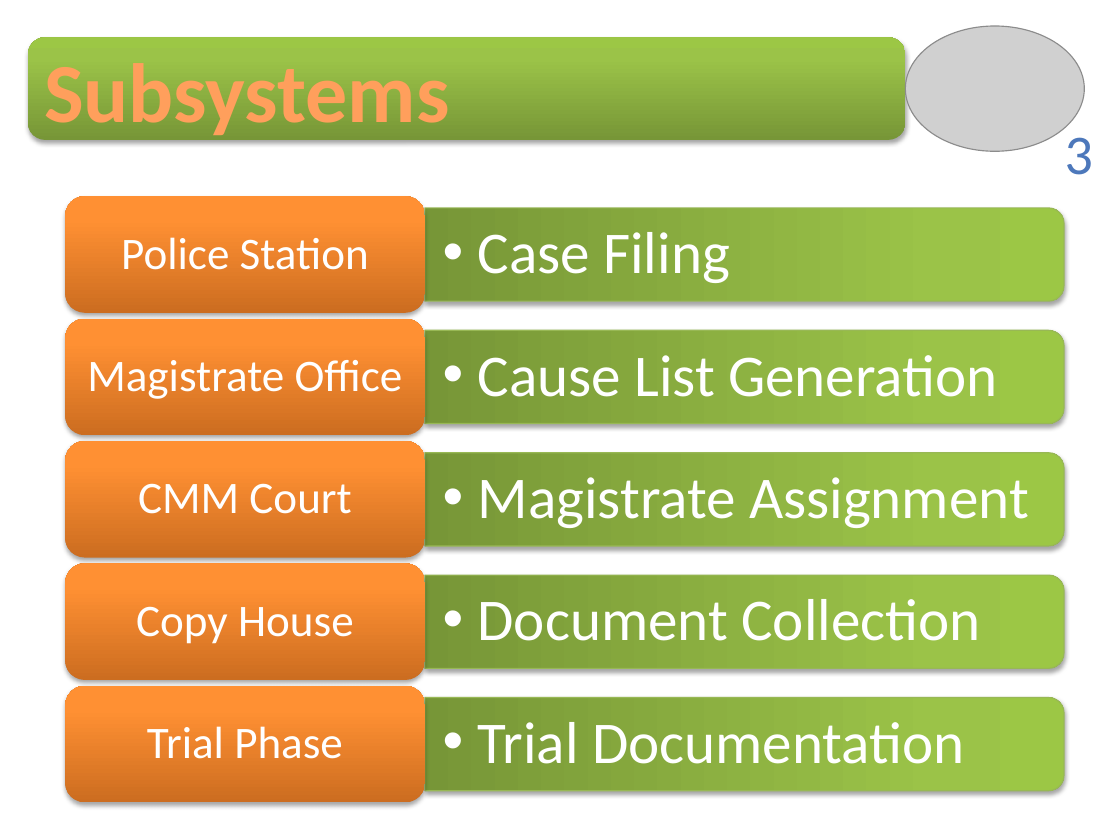
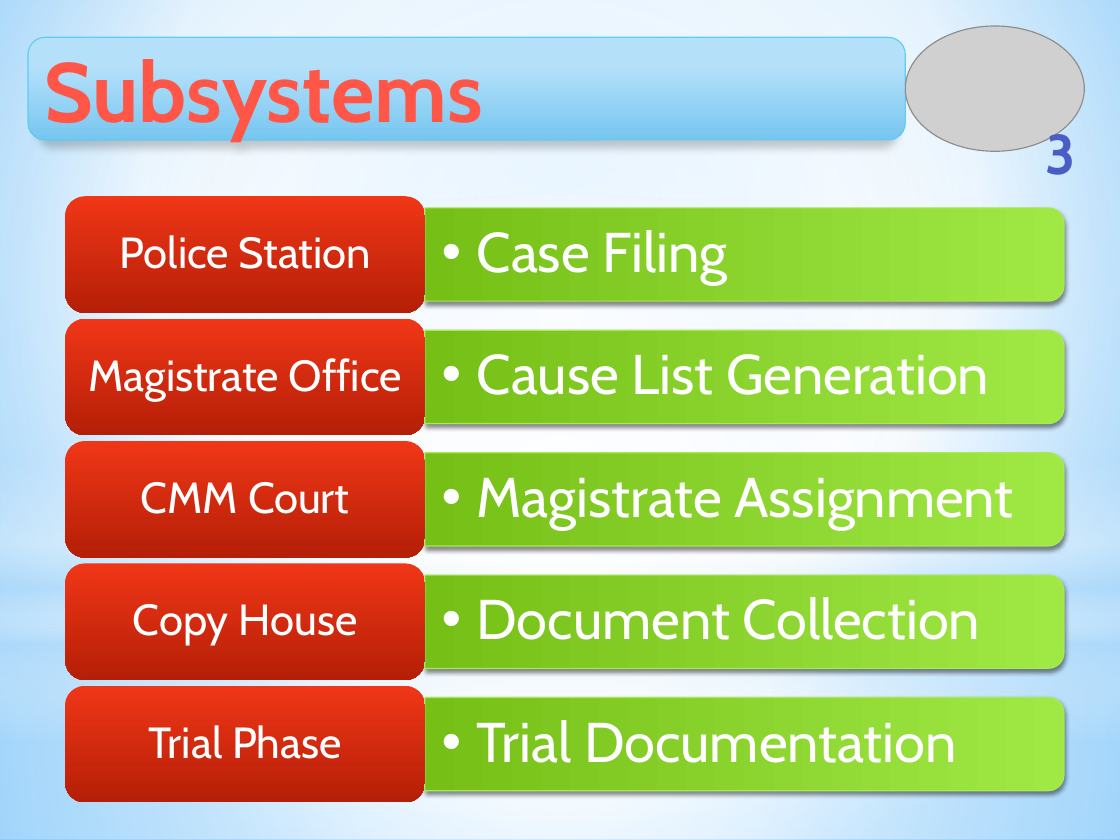
Before and after one commit to Touhid18/CSE308-Management_of_Judicial_System-1005009_1005014_1005018_1005023_1005029, a slide deck: slide 3 of ISD_Management_of_Judicial_System_DatabaseDesign.pptx. Drawn at 1120x840 pixels with LibreOffice and Linux fonts; fonts in the diff are those of the drawing; grey boxes stand for pictures. Boxes give left, top, right and bottom in pixels: in the first picture for what was removed or moved away, otherwise in the second. Text is boxed around its words. In the diff, an @@ line names an element or a change of style, - is before the commit and + after.

```diff
--- a/ISD_Management_of_Judicial_System_DatabaseDesign.pptx
+++ b/ISD_Management_of_Judicial_System_DatabaseDesign.pptx
@@ background #FFFFFF to gradient #9ED5FF to #FFFFFF to #5BB9FF @@
@@ rectangle added at (0,0,1120,625), fill gradient #FFFFFF to #B4DCFA @@
@@ rounded rectangle "Subsystems" at (28,37,905,140): font Calibri to Cabin, text colour gradient #FFA367 to #FF9F5D to #F38E3A to gradient #FF6155 to #FF5748 to #EF3718; fill gradient #779737 to #9BC348 to #9DC746 to gradient #B1E2FD to #76C6F1; outline none to #5ECCF3 0.75 pt; shadow changed @@
@@ page number at (1046,126,1076,175): font Calibri to Cabin, text colour gradient #7494C9 to #4D79BC to #346AAA to #325F94 to #315D91 to gradient #717FD2 to #4A5EC6 to #324CB5 to #31479D to #30469A, bold on; alignment right to centre @@
@@ ellipse added at (0,196,1120,821), fill gradient #FFFFFF @@
@@ rectangle added at (0,461,1120,741), fill gradient #FFFFFF to #B4DCFA @@
@@ rectangle added at (0,625,1120,840), fill gradient #FFFFFF to #B4DCFA @@
@@ fill gradient #CC6E20 to #FF9034 to #FF9136 to gradient #F03617 to #B52007; shadow off in 5 elements at (65,196,424,312), (65,319,424,436), (65,441,424,558), (65,563,424,680), (65,685,424,802) @@
@@ size 29 to 28 pt, font Calibri to Cabin in 5 elements at (120,235,371,269), (88,358,402,401), (141,482,350,514), (133,604,358,646), (149,725,341,759) @@
@@ size 38 to 36 pt, font Calibri to Cabin in 5 elements at (477,230,727,285), (477,354,989,395), (477,478,1013,529), (477,597,981,640), (477,720,957,763) @@
@@ fill gradient #779737 to #9BC348 to #9DC746 to gradient #A0E844 to #75C016; outline #98B955 0.75 pt to #A7EA52 0.75 pt; shadow changed in 5 elements at (424,208,1064,301), (424,330,1064,423), (424,452,1064,545), (424,576,1064,669), (424,698,1064,791) @@
```
Also in this commit, not shown: 2 other slides changed, 1 slide added, 1 slide removed, 3 other files.
